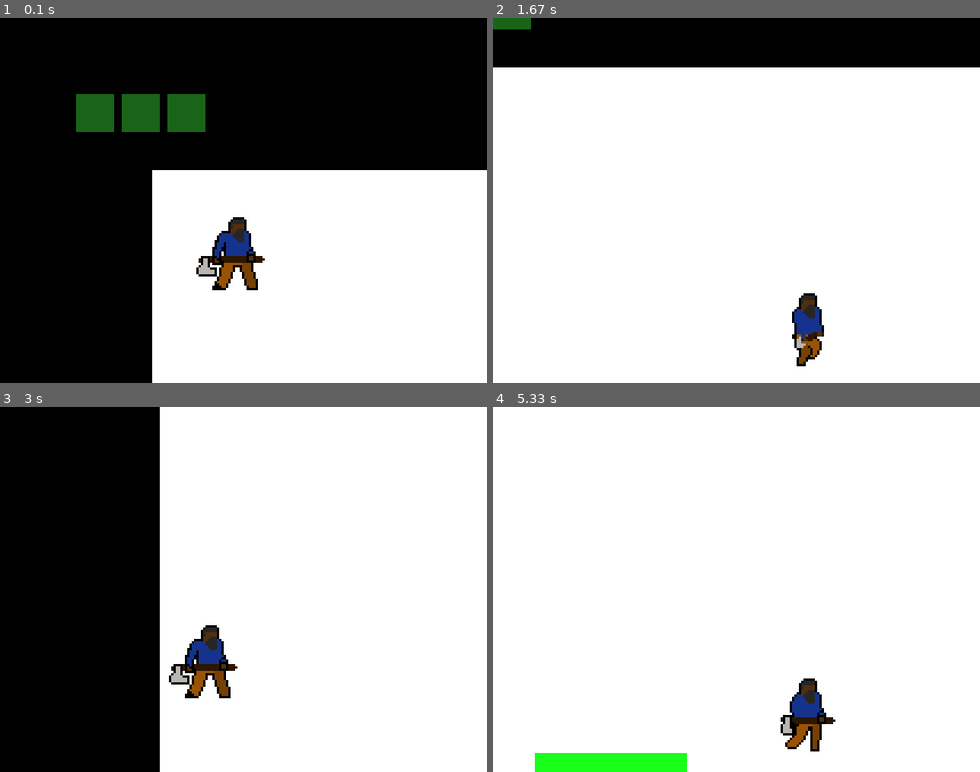
Above: before the commit, frames 1-4 (two rows, left to right).
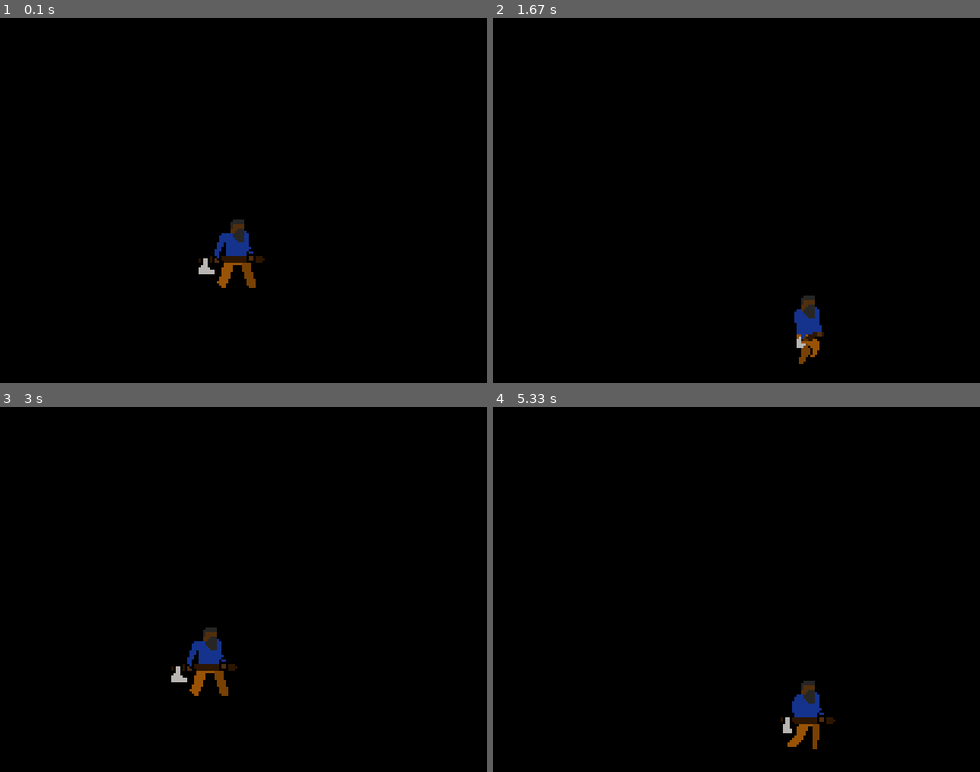
Above: after the commit, the same moments.

Repository: hclucao/my_fist_pygame
Game: pygame game, started from index.py
The game is run twice, just before and just after one commit, with the same random seed, the same clock (stepped at 60 frames per second) and the same inputs.
Inputs:
- Up to frame 1 (0.1 s): no input
- Up to frame 2 (1.67 s): hold D 0.33-0.8 s; hold W 0.83-1.13 s; hold D 1.17-1.63 s
- Up to frame 3 (3 s): hold A 1.67-2.2 s; hold A 2.23-2.63 s; hold W from 2.67 s (still down)
- Up to frame 4 (5.33 s): release W at 3.03 s; hold D 3.07-3.7 s; hold A 3.73-4.2 s; hold D 4.23-4.7 s; hold W 4.73-5.03 s; hold D from 5.07 s (still down)

The runs differ from the first frame. In frame 1, 41% of the frame differs, in the area x 15-100%, y 20-100%; in frame 2, 86%; in frame 3, 66%; in frame 4, 99%, in the area x 0-100%, y 0-100%.

Commit message:
salvando

Diff:
--- a/index.py
+++ b/index.py
@@ -1,10 +1,9 @@
 from pygame import time
 from pygame.locals import *
 from sys import exit
-import dirmestre
+import dirmestre, player
 import pygame
 import os
-
 
 pygame.init()
 pygame.mixer.init()
@@ -20,115 +19,22 @@
 
 #import module
 dm = dirmestre.Diretorio()
+player = player.Player()
 
 #call the module
-sprite_sheet = pygame.image.load(dm.perso()) #loading the spritesheet of the player
 fps = pygame.time.Clock() #loading a component for limit of the fps
 
-word = pygame.Rect(200, 200, 1000,1000)
-tile = pygame.Rect(280, 1150, 200, 30)
-
-#test of draw tiles by loop for
-blocks = [pygame.Rect(100,100, 50,50), pygame.Rect(160,100, 50,50),
-        pygame.Rect(220, 100, 50, 50)
-        ]
-
-class Player(pygame.sprite.Sprite):
-    def __init__(self,):
-        """todo que envolve o personagem
-        """
-        self.left = False
-        self.right = False
-        self.up = False
-        self.pos_x = 300
-        self.pos_y = 300
-        pygame.sprite.Sprite.__init__(self)
-        self.imagens_dinossauro = []
-        self.lineY = 0
-        for i in range(1, 4):
-            img = sprite_sheet.subsurface(( i * 32,self.lineY), (32,32))
-            img = pygame.transform.scale(img, (32*3, 32*3))
-            self.imagens_dinossauro.append(img)
-
-        self.index_lista = 0
-        self.image = self.imagens_dinossauro[self.index_lista]
-
-    def update(self):
-        self.rect = self.image.get_rect()
-        self.rect.center = (self.pos_x, self.pos_y)
-        self.index_lista += 0.25
-        if self.index_lista == 3: self.index_lista = 0
-        self.image = self.imagens_dinossauro[int(self.index_lista)]
-
-        #movimentacao
-        player_movement = [0,0]
-        word_movement = [0,0]
-        if self.right and self.left == True:
-            self.walkingr(0)
-        else:
-            if self.right == True:
-                self.walkingr(32)
-                if self.pos_x > 400:
-                    word_movement[0] -= 5
-                else:
-                    player_movement[0] += 3; word_movement[0] -= 5
-            else: self.walkingr(0)
-            ###self.left moviment
-            if self.left == True:
-                self.walkingr(64)
-                if self.pos_x < 200:
-                    word_movement[0] += 5
-                else:
-                    player_movement[0] -= 3; word_movement[0] += 5
-            ###self.up moviment
-        if self.up == True:
-            if self.pos_y > 100:
-                player_movement[1] -= 10
-            else:
-                word_movement[1] += 10
-
-        #gravidade
-        if self.rect.colliderect(tile):
-            pass
-        else:
-            if self.pos_y < 410:
-                self.pos_y += 5
-            else:
-                word_movement[1] -= 5
-
-        self.pos_x += player_movement[0]; self.pos_y += player_movement[1]
-        word.x += word_movement[0]; word.y += word_movement[1]
-        tile.x += word_movement[0]; tile.y += word_movement[1]
-
-        for block in blocks:
-            block.copy()
-            block.x += word_movement[0]; block.y += word_movement[1]
-            pygame.draw.rect(screen, (25,100,25), block)
-
-    def walkingr(self, index):
-        pygame.sprite.Sprite.__init__(self)
-        self.imagens_dinossauro = []
-        self.lineY = index
-        for i in range(1, 4):
-            img = sprite_sheet.subsurface(( i * 32,self.lineY), (32,32))
-            img = pygame.transform.scale(img, (32*3, 32*3))
-            self.imagens_dinossauro.append(img)
-
-
 todas_as_sptites = pygame.sprite.Group()
-lucas = Player()
-todas_as_sptites.add(lucas)
-
+todas_as_sptites.add(player)
 
 def updadeGeral():
-    lucas.update()
+    player.update()
 
     #draw
-    pygame.draw.rect(screen, (255, 255, 255), word)
-    pygame.draw.rect(screen, (25, 255, 25), tile)
+    #pygame.draw.rect(screen, (255, 255, 255), player.word)
+    #pygame.draw.rect(screen, (25, 255, 25), player.tile)
     todas_as_sptites.draw(screen)
     todas_as_sptites.update()
-
 
 while True:
     fps.tick(25)
@@ -144,19 +50,19 @@
         #
         if event.type == KEYDOWN:
             if event.key == K_d:
-                lucas.right = True
+                player.right = True
             if event.key == K_a:
-                lucas.left = True
+                player.left = True
             if event.key == K_w:
-                lucas.up = True
+                player.up = True
         #
         if event.type == KEYUP:
             if event.key == K_d:
-                lucas.right = False
+                player.right = False
             if event.key == K_a:
-                lucas.left = False
+                player.left = False
             if event.key == K_w:
-                lucas.up = False
+                player.up = False
 
     updadeGeral()
 
--- a/player.py
+++ b/player.py
@@ -94,7 +94,3 @@
             img = sprite_sheet.subsurface(( i * 32,self.lineY), (32,32))
             img = pygame.transform.scale(img, (32*3, 32*3))
             self.imagens_dinossauro.append(img)
-
-todas_as_sptites = pygame.sprite.Group()
-lucas = Player()
-todas_as_sptites.add(lucas)
